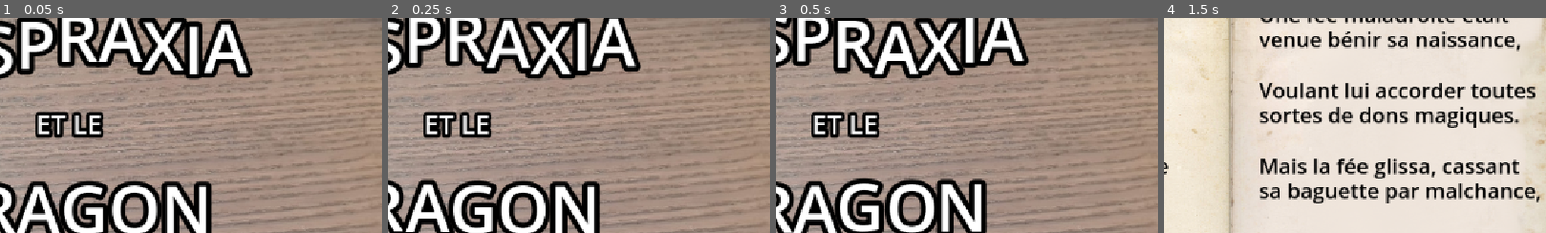
Above: before the commit, frames 1-4 (left to right).
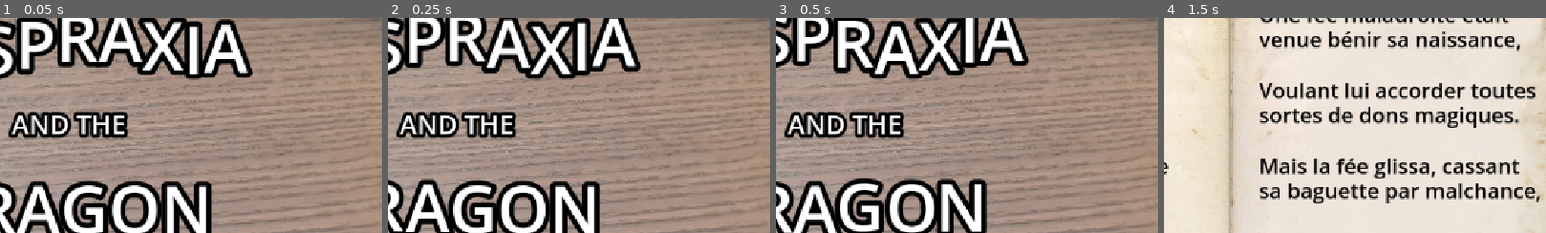
Above: after the commit, the same moments.

Repository: Tchetchouille/Dyspraxia-and-the-Dragon
Game: Godot game, scene res://Scenes/main.tscn
The game is run twice, just before and just after one commit, with the same random seed, the same clock (stepped at 60 frames per second) and the same inputs. Sound files missing from this copy of the repository are replaced by a short silence.
Inputs:
- Up to frame 1 (0.05 s): no input
- Up to frame 2 (0.25 s): no input
- Up to frame 3 (0.5 s): no input
- Up to frame 4 (1.5 s): tap Enter at 0.5 s; tap Ctrl (toggle_dyspraxia) at 0.6, 1.35 s
The pictures show only the part of the screen within x 41-91%, y 13-63%; the shares and areas given below are measured in that part.

The runs differ from the first frame. In frame 1, 2.9% of the frame differs, in the area x 2-34%, y 43-57%; in frame 2, 2.9%; in frame 3, 2.9%; in frame 4, nothing differs.

Commit message:
Added translation files

Diff:
--- /dev/null
+++ b/dyspraxia-and-the-dragon/Assets/Texts/Texts.csv
@@ -0,0 +1,4 @@
+key,en,fr,de
+TITLE_dyspraxia,[center][wave amp=100.0 freq=5.0 connected=1]DYSPRAXIA[/wave][/center],[center][wave amp=100.0 freq=5.0 connected=1]DYSPRAXIA[/wave][/center],
+TITLE_and_the,[center]AND THE[/center],[center]ET LE[/center],
+TITLE_dragon,[center][shake rate=20.0 level=20 connected=1]DRAGON[/shake][/center],[center][shake rate=20.0 level=20 connected=1]DRAGON[/shake][/center],
--- a/dyspraxia-and-the-dragon/Scenes/UI/main_menu.tscn
+++ b/dyspraxia-and-the-dragon/Scenes/UI/main_menu.tscn
@@ -59,7 +59,7 @@
 size_flags_vertical = 3
 theme = ExtResource("1_iiuee")
 bbcode_enabled = true
-text = "[center][wave amp=100.0 freq=5.0 connected=1]DYSPRAXIA[/wave][/center]"
+text = "TITLE_dyspraxia"
 scroll_active = false
 custom_effects = [SubResource("RichTextEffect_jum1s")]
 
@@ -71,7 +71,7 @@
 theme_override_constants/outline_size = 20
 theme_override_font_sizes/normal_font_size = 40
 bbcode_enabled = true
-text = "[center]ET LE[/center]"
+text = "TITLE_and_the"
 scroll_active = false
 
 [node name="Dragon" type="RichTextLabel" parent="Title/VBoxContainer"]
@@ -79,7 +79,7 @@
 size_flags_vertical = 3
 theme = ExtResource("1_iiuee")
 bbcode_enabled = true
-text = "[center][shake rate=20.0 level=20 connected=1]DRAGON[/shake][/center]"
+text = "TITLE_dragon"
 scroll_active = false
 custom_effects = [SubResource("RichTextEffect_xvmiy")]
 
--- a/dyspraxia-and-the-dragon/project.godot
+++ b/dyspraxia-and-the-dragon/project.godot
@@ -102,6 +102,10 @@
 ]
 }
 
+[internationalization]
+
+locale/translations=PackedStringArray("res://Assets/Texts/Texts.en.translation", "res://Assets/Texts/Texts.fr.translation")
+
 [layer_names]
 
 2d_physics/layer_1="Body"
Not shown, added: dyspraxia-and-the-dragon/Assets/Texts/Texts.csv.import
Binary file added: dyspraxia-and-the-dragon/Assets/Texts/Texts.de.translation
Binary file added: dyspraxia-and-the-dragon/Assets/Texts/Texts.deTITLE.translation
Binary file added: dyspraxia-and-the-dragon/Assets/Texts/Texts.en.translation
Binary file added: dyspraxia-and-the-dragon/Assets/Texts/Texts.fr.translation
Binary file added: dyspraxia-and-the-dragon/Assets/Texts/Texts.test.translation
Not shown, changed: .DS_Store
Not shown, added: Other/Texts.xlsx
Not shown, changed: dyspraxia-and-the-dragon/.DS_Store
Not shown, changed: dyspraxia-and-the-dragon/Assets/.DS_Store
